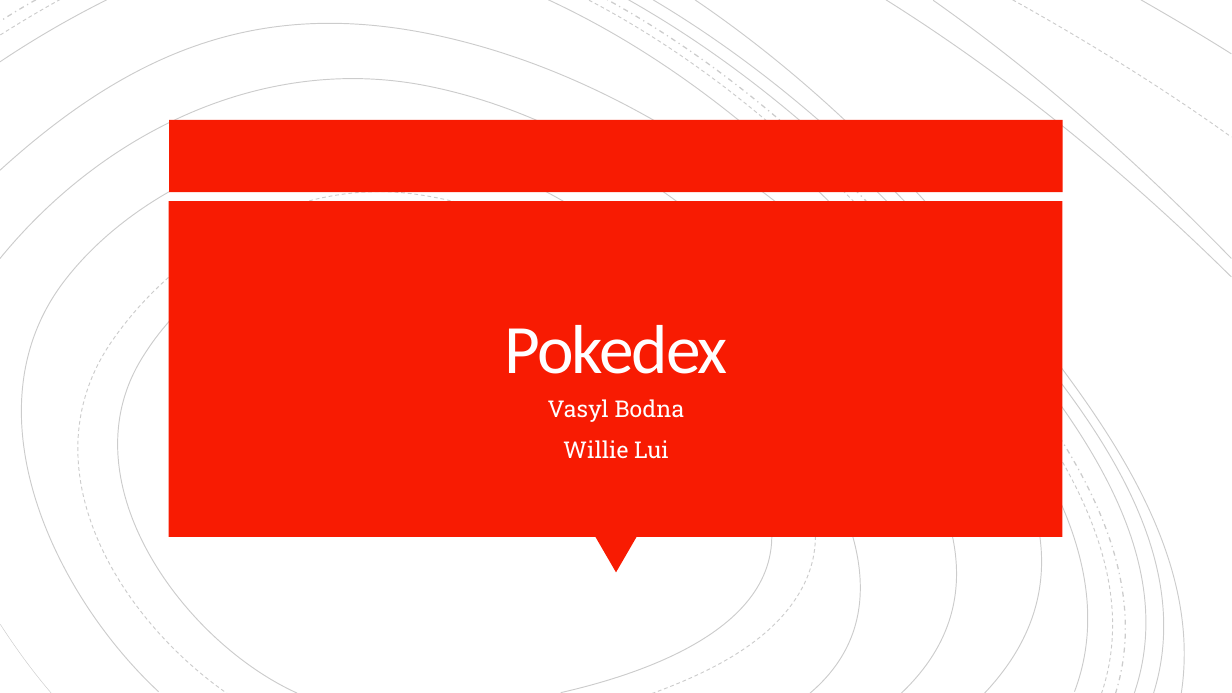
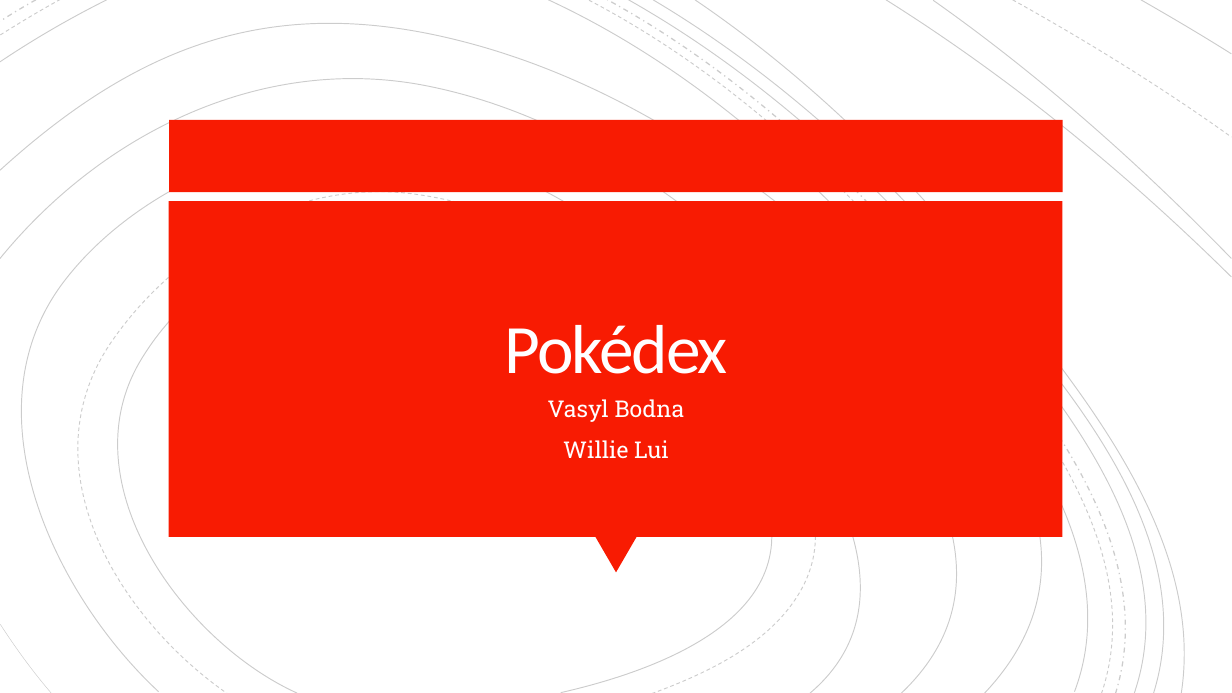
Before and after one commit to WillieLui429/CSC330-Project, a slide deck: slide 1 of CSC330 Presentation.pptx. Drawn at 1232x693 pixels with LibreOffice and Linux fonts; fonts in the diff are those of the drawing. Boxes give left, top, right and bottom in pixels: in the first picture for what was removed or moved away, otherwise in the second. Text is boxed around its words. In the diff, an @@ line names an element or a change of style, - is before the commit and + after.

```diff
--- a/CSC330 Presentation.pptx
+++ b/CSC330 Presentation.pptx
@@ title at (505,325,728,374): text changed @@
-Pokedex
+Pokédex
```
Also in this commit, not shown: 2 other slides changed, 2 slides added.
